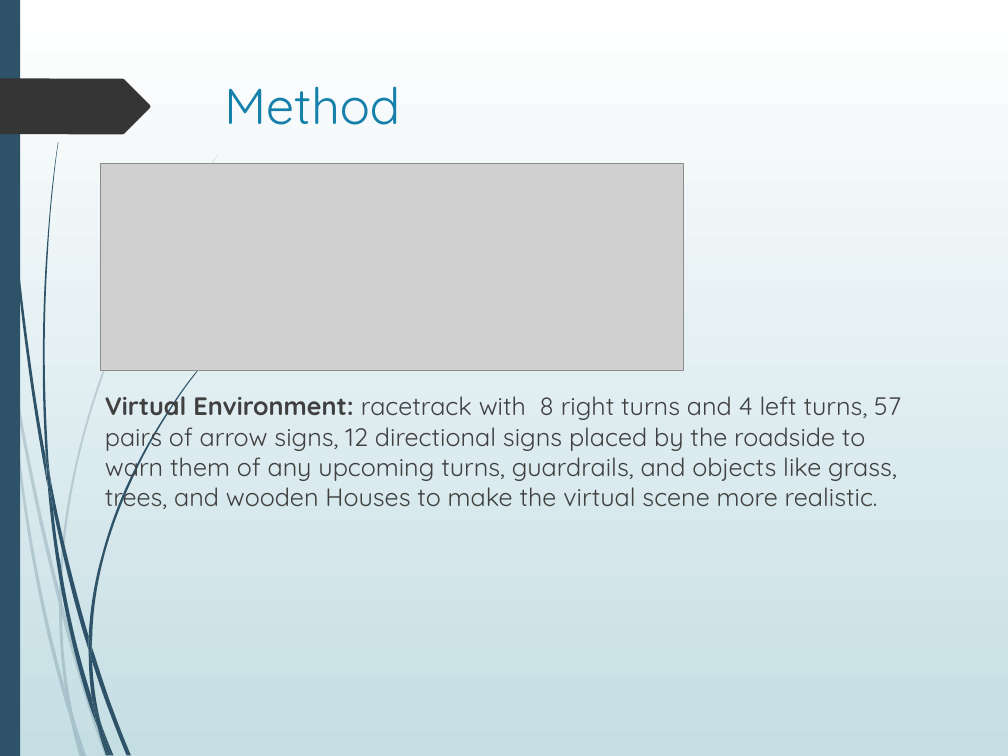
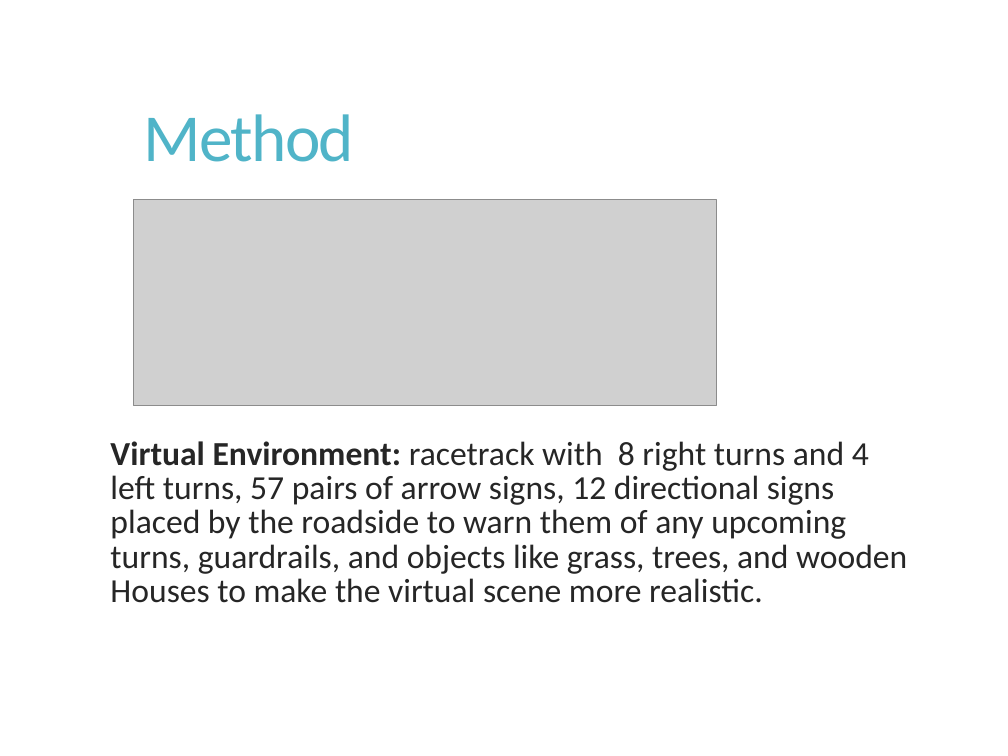
Before and after one commit to Akash3121/3D, a slide deck: slide 8 of Paper-Presentation/Akash - VR_Sickness_Mitigation_Methods_Presentation.pptx. Drawn at 1008x756 pixels with LibreOffice and Linux fonts; fonts in the diff are those of the drawing; grey boxes stand for pictures; background and template pictures are left out. Boxes give left, top, right and bottom in pixels: in the first picture for what was removed or moved away, otherwise in the second. Text is boxed around its words. In the diff, an @@ line names an element or a change of style, - is before the commit and + after.

```diff
--- a/Paper-Presentation/Akash - VR_Sickness_Mitigation_Methods_Presentation.pptx
+++ b/Paper-Presentation/Akash - VR_Sickness_Mitigation_Methods_Presentation.pptx
@@ background gradient #FFFFFF to #C5DEE5 to picture (left out) @@
@@ rectangle removed at (x1=0, y1=0, x2=20, y2=756) @@
@@ freeform shape removed at (x1=0, y1=79, x2=150, y2=135) @@
@@ title "Method" moved from (x1=224, y1=86, x2=400, y2=125) to (x1=143, y1=114, x2=354, y2=162) @@
@@ title "Method" at (x1=143, y1=114, x2=354, y2=162): size 36 to 48 pt, font Quicksand to Calibri, text colour #1581AA to #50B4C8, letter spacing 0 to -1.2 pt; line spacing 1 to 0.9; vertical alignment top to middle @@
@@ picture moved from (x1=101, y1=163, x2=683, y2=370) to (x1=133, y1=200, x2=716, y2=406) @@
@@ text "Virtual Environment: racetrack with 8 ..." moved from (x1=105, y1=389, x2=901, y2=513) to (x1=110, y1=441, x2=907, y2=603) @@
@@ text "Virtual Environment: racetrack with 8 ..." at (x1=110, y1=441, x2=907, y2=603): size 18 to 24 pt, font Quicksand to Calibri, text colour #404040 to #262626; line spacing 1 to 0.85; more space between paragraphs @@
@@ group removed at (x1=0, y1=154, x2=219, y2=756): 10 freeform shapes @@
@@ group removed at (x1=2, y1=0, x2=218, y2=756): 12 freeform shapes @@
```
Also in this commit, not shown: 17 other slides changed, 1 slide added.
